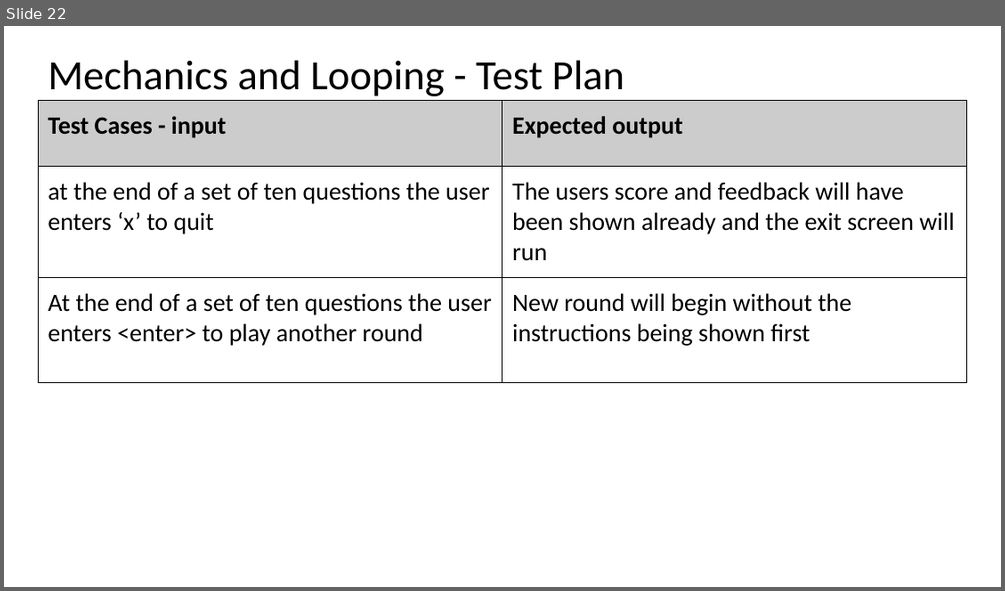
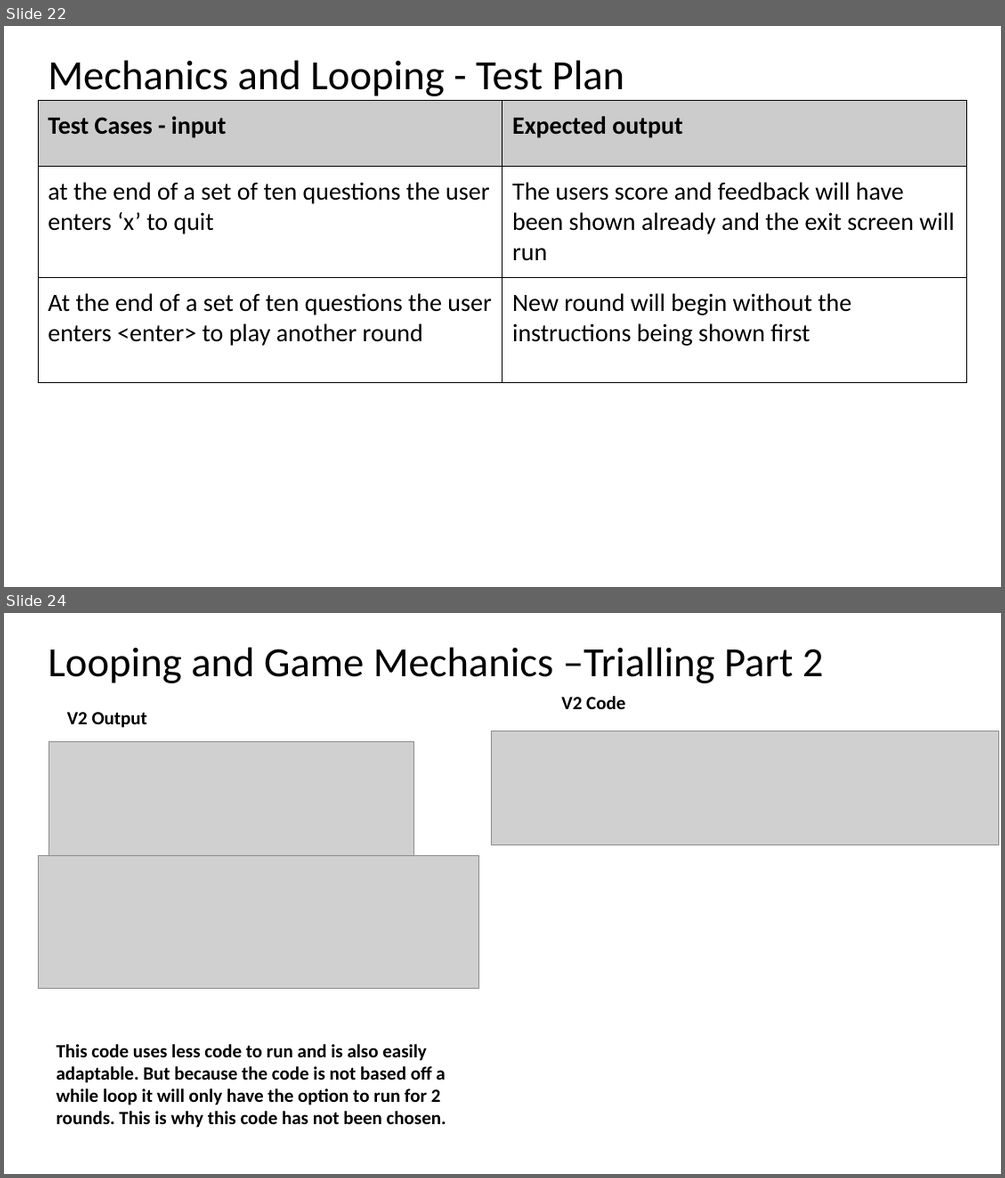
Before and after one commit to MOLLY-S1/Assessment, a slide deck: AS91883(1.7) & AS91884(1.8) Documentation.pptx. Shown one above the other, each under a label of ours: slide 22 before the commit, slides 22 and 24 after it; the slides between them are not shown. The pictures are 1005x591 and 1005x1178 pixels, drawn with LibreOffice and Linux fonts; fonts in the diff are those of the drawing; grey boxes stand for pictures. Boxes give left, top, right and bottom in pixels: in the first picture for what was removed or moved away, otherwise in the second. Text is boxed around its words. In the diff, an @@ line names an element or a change of style, - is before the commit and + after.

```diff
--- a/AS91883(1.7) & AS91884(1.8) Documentation.pptx
+++ b/AS91883(1.7) & AS91884(1.8) Documentation.pptx
@@ slide 24 added at [4, 613, 1001, 1174], background #FFFFFF @@
@@ title added at [48, 647, 824, 683], 40 pt, text #000000 @@
+Looping and Game Mechanics –Trialling Part 2
@@ text added at [67, 712, 147, 728], 18 pt, text #000000, bold @@
+V2 Output
@@ text added at [561, 696, 625, 709], 18 pt, text #000000, bold @@
+V2 Code
@@ picture added at [48, 742, 413, 854] @@
@@ picture added at [491, 731, 998, 844] @@
@@ picture added at [38, 855, 479, 989] @@
@@ text added at [57, 1044, 446, 1127], 18 pt, text #000000, bold @@
+This code uses less code to run and is also easily adaptable. But because the code is not based off a while loop it will only have the option to run for 2 rounds. This is why this code has not been chosen.
```
Also in this commit, not shown: 2 slides changed, 2 other files.
